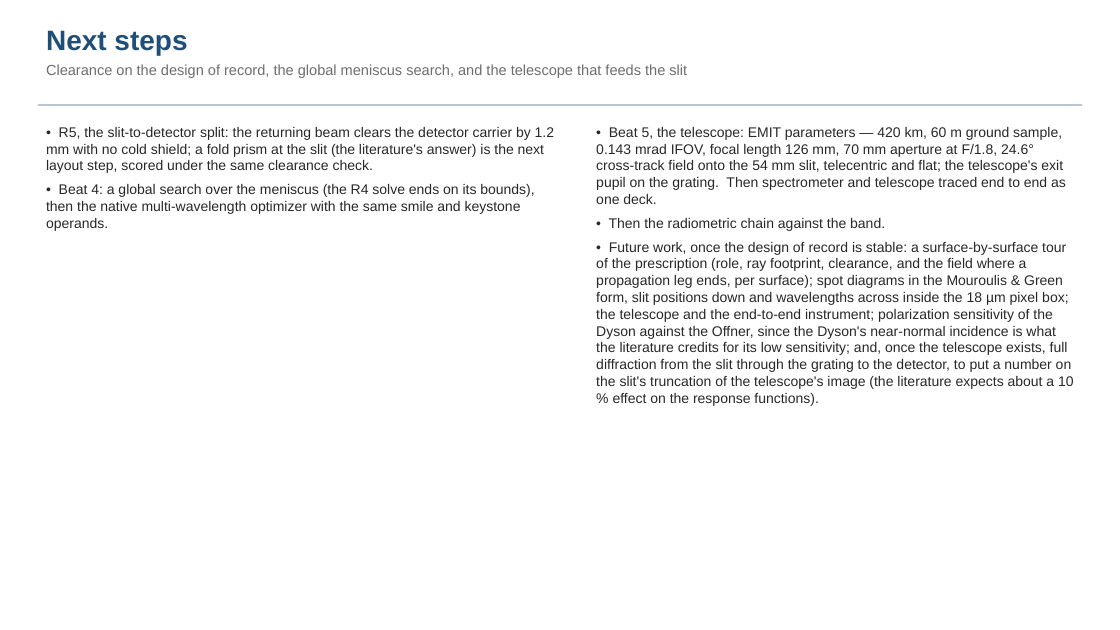
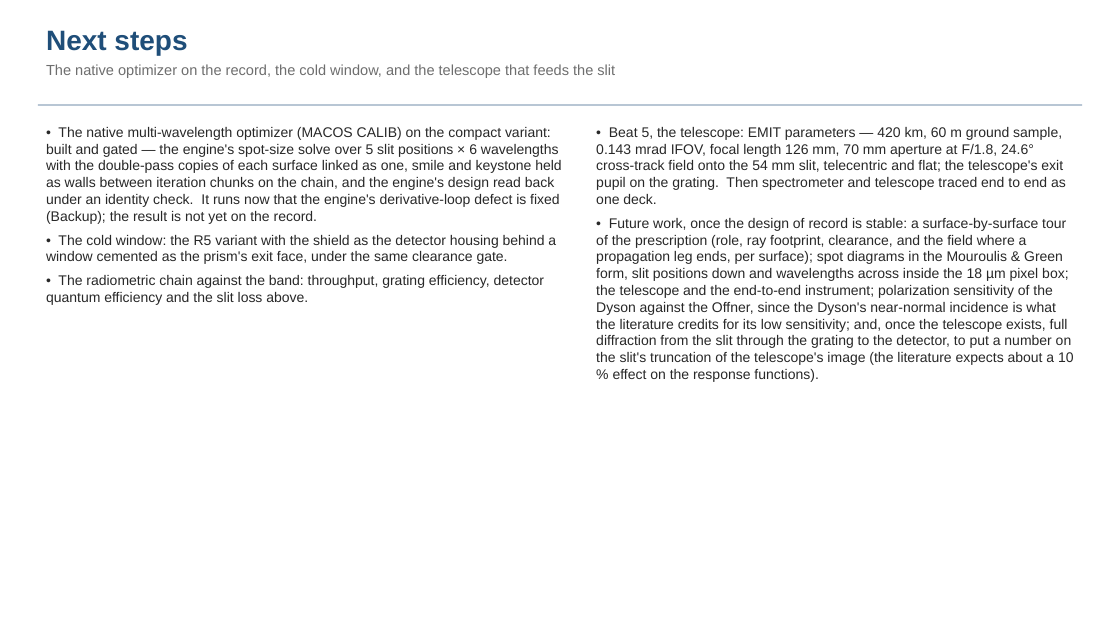
Before and after one commit to nasa-jpl/macos, a slide deck: slide 25 of demo_session/deck_dyson.pptx (slide 20 before the commit). Drawn at 1120x630 pixels with LibreOffice and Linux fonts; fonts in the diff are those of the drawing. Boxes give left, top, right and bottom in pixels: in the first picture for what was removed or moved away, otherwise in the second. Text is boxed around its words. In the diff, an @@ line names an element or a change of style, - is before the commit and + after.

```diff
--- a/demo_session/deck_dyson.pptx
+++ b/demo_session/deck_dyson.pptx
@@ text at [46, 64, 615, 78]: text changed @@
-Clearance on the design of record, the global meniscus search, and the telescope that feeds the slit
+The native optimizer on the record, the cold window, and the telescope that feeds the slit
@@ text at [46, 127, 561, 305]: text changed @@
-• R5, the slit-to-detector split: the returning beam clears the detector carrier by 1.2 mm with no cold shield; a fold prism at the slit (the literature's answer) is the next layout step, scored under the same clearance check.
-• Beat 4: a global search over the meniscus (the R4 solve ends on its bounds), then the native multi-wavelength optimizer with the same smile and keystone operands.
+• The native multi-wavelength optimizer (MACOS CALIB) on the compact variant: built and gated — the engine's spot-size solve over 5 slit positions × 6 wavelengths with the double-pass copies of each surface linked as one, smile and keystone held as walls between iteration chunks on the chain, and the engine's design read back under an identity check. It runs now that the engine's derivative-loop defect is fixed (Backup); the result is not yet on the record.
+• The cold window: the R5 variant with the shield as the detector housing behind a window cemented as the prism's exit face, under the same clearance gate.
+• The radiometric chain against the band: throughput, grating efficiency, detector quantum efficiency and the slit loss above.
@@ text at [609, 218, 885, 231]: paragraph removed @@
-• Then the radiometric chain against the band.
```
Also in this commit, not shown: 13 other slides changed, 5 slides added, 22 other files.
